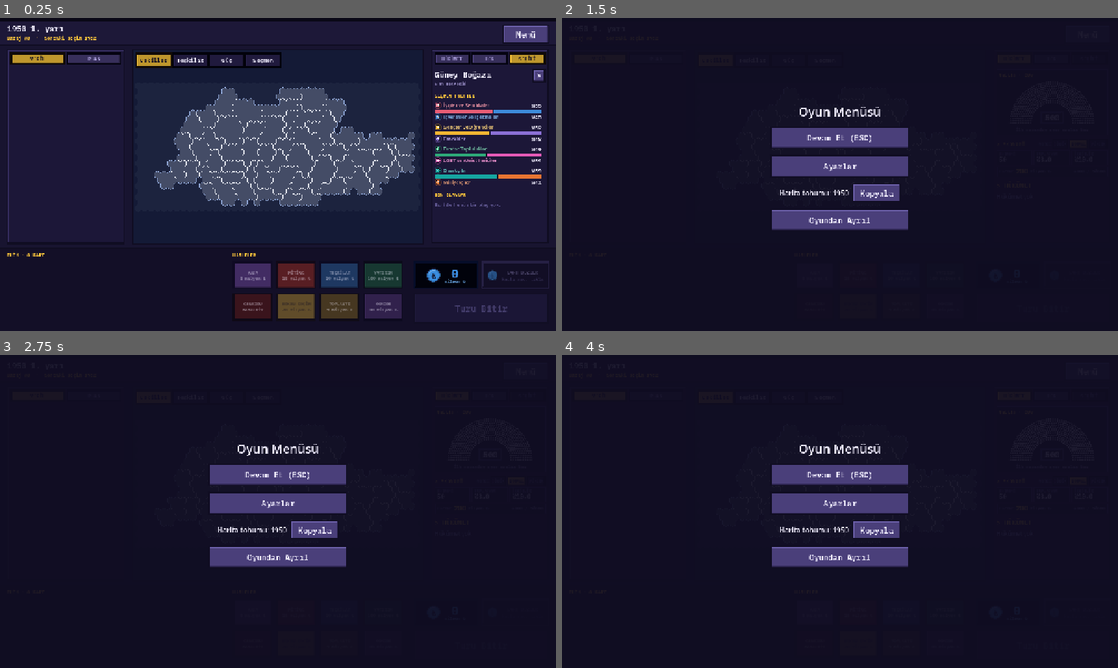
Above: before the commit, frames 1-4 (two rows, left to right).
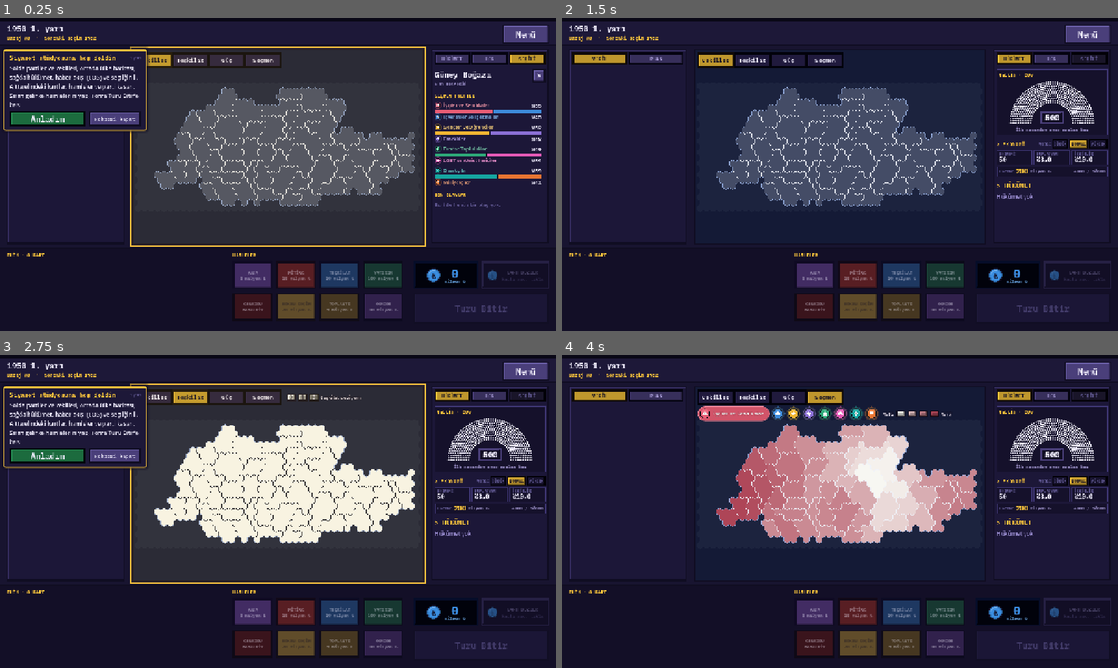
Above: after the commit, the same moments.

Repository: TriQue06/siyaset_oyunu_test_experimental
Game: Godot game, scene res://scenes/GameScreen.tscn
Two runs of this game, one before a commit and one after it. Both use one fixed random seed, a clock stepped at 60 frames per second and the inputs below. This scene is started directly instead of the project's main scene. Sound files missing from this copy of the repository are replaced by a short silence.
Inputs (mouse positions are in pixels of both pictures, inside the frame that each line leads up to):
- Up to frame 1 (0.25 s): no input
- Up to frame 2 (1.5 s): click "Menü" at 0.5 s; click (840, 205) at 1.25 s, where only the run after the commit has a clickable "Rehberi Baştan Göster"
- Up to frame 3 (2.75 s): click "Teşkilat" at 2 s
- Up to frame 4 (4 s): click "Seçmen" at 2.75 s; click (612, 455) at 3.5 s, where only the run after the commit has a clickable "Anladım"

The runs differ from the first frame. In frame 1, 4.2% of the frame differs, in the area x 0-77%, y 9-74%; in frame 2, 29%; in frame 3, 42%, in the area x 0-99%, y 2-98%; in frame 4, 33%.

Commit message:
Sürüm 0.0.170: ilk oyun rehberi (10 adımlı, bağlama duyarlı ipuçları)
Co-Authored-By: Claude Opus 5.5 <noreply@anthropic.com>

Diff:
--- a/siyaset-oyunu/project.godot
+++ b/siyaset-oyunu/project.godot
@@ -11,7 +11,7 @@
 [application]
 
 config/name="Siyaset Oyunu"
-config/version="0.0.169"
+config/version="0.0.170"
 run/main_scene="res://scenes/Lobby.tscn"
 config/quit_on_go_back=false
 config/features=PackedStringArray("4.7", "Forward Plus")
--- a/siyaset-oyunu/scripts/game_screen.gd
+++ b/siyaset-oyunu/scripts/game_screen.gd
@@ -434,6 +434,56 @@
 	_on_government_phase_changed()
 	if CardManager.game_finished:
 		_on_game_over()
+	_build_tutorial()
+
+# --- İlk oyun rehberi -------------------------------------------------------------
+
+var _tutorial: TutorialGuide
+
+## Rehberin adımları: koşul (ne zaman anlamlı) ve hedef (ekranda hangi alan).
+## Oyun akışını durdurmaz; görülenler cihazda saklanır (TutorialGuide).
+func _build_tutorial() -> void:
+	# Test / önizleme betiklerinde rehber açılmaz (ekran görüntülerini kapatmasın).
+	if get_tree().get_script() != null and not TutorialGuide.allow_in_scripts:
+		return
+	_tutorial = TutorialGuide.new()
+	add_child(_tutorial)
+	var mine := func() -> bool: return CardManager.can_act() and not CardManager.game_finished
+	var me := multiplayer.get_unique_id()
+	_tutorial.add_step("ekran", "Siyaset stüdyosuna hoş geldin",
+		"Solda partiler ve vekilleri, ortada ülke haritası, sağda hükümet, haber akışı (LOG) ve seçtiğin il. Altta elindeki kartlar, hamleler ve parti kasan. Sıran gelince hamlelerini yap, sonra Turu Bitir'e bas.",
+		func() -> Rect2: return _r(R_MAP), func() -> bool: return true)
+	_tutorial.add_step("kasa", "Parti kasası ve devlet hazinesi",
+		"Bu senin partinin parası: sıran geldikçe dolar, hamleler buradan ödenir. Sağdaki EKONOMİ'de görünen DEVLET HAZİNESİ ayrıdır; onu sadece hükümet, yatırım için kullanır.",
+		func() -> Rect2: return _r(R_FUNDS), mine)
+	_tutorial.add_step("hamleler", "Hamleler",
+		"Bir hamle seç, sonra haritada il seç; aynı ile ikinci dokunuş onaylar. Soluk düğme şu an yapılamaz: üstüne gelince nedenini görürsün. Bedeller düğmelerin altında.",
+		func() -> Rect2: return _r(R_ACTIONS), mine)
+	_tutorial.add_step("secmen", "Seçmen grupları",
+		"Oylar 8 seçmen grubundan gelir. Seçmen katmanı her grubun hangi illerde yoğun olduğunu gösterir; partin hangi gruplara yakınsa o illerde güçlüdür. Bir ile tıkla: oradaki durumunu görürsün.",
+		func() -> Rect2: return (_layer_buttons[MapLayer.GROUPS] as Control).get_global_rect() if _layer_buttons.size() > MapLayer.GROUPS else _r(R_MAP),
+		func() -> bool: return mine.call() and _tutorial.seen_count() >= 3)
+	_tutorial.add_step("teskilat", "Teşkilat",
+		"İlde teşkilat kalıcı oy, anket ve yerel bağış getirir; miting ve karalama ancak teşkilatlı ilde yapılır. Beş ilden sonra her yeni teşkilat biraz daha pahalıdır: nerede kuracağını seç.",
+		func() -> Rect2: return _org_button.get_global_rect(), func() -> bool: return mine.call() and _tutorial.seen_count() >= 4)
+	_tutorial.add_step("kartlar", "Kartlar",
+		"Karta dokun, ne yaptığını oku; hedef isterse bir parti ya da il seç. İstemediğin kartı KART BOZDUR yuvasına sürükle: bedelinin yarısı kasana döner.",
+		func() -> Rect2: return _r(R_HAND),
+		func() -> bool: return mine.call() and not CardManager.my_inventory().is_empty() and _tutorial.seen_count() >= 5)
+	_tutorial.add_step("secim", "Seçim yapıldı",
+		"Vekil sayıları solda. En çok vekili olan parti hükümeti kurmaya çalışır; güvenoyu için meclisin çoğunluğu (251) gerekir. Gerekirse ortak bulunur.",
+		func() -> Rect2: return _r(R_BOARD), func() -> bool: return CardManager.last_election_round > 0 and not CardManager.is_turn_blocked())
+	_tutorial.add_step("hukumet", "Hükümet ve koalisyon",
+		"Hükümet kuruldu. Makamlar (başbakanlık, bakanlıklar) puan yazar; küçük ortak olmak da değerlidir. Muhalefet gensoruyla hükümeti düşürmeye, ortaklar koalisyondan çekilmeye karar verebilir.",
+		func() -> Rect2: return _r(R_SIDE), func() -> bool: return GovernmentManager.has_government() and not CardManager.is_turn_blocked())
+	_tutorial.add_step("ekonomi", "Vergi ve yatırım",
+		"Hükümettesin: vergi kademesini meclise sunabilir, devlet hazinesinden il yatırımı yapabilirsin. Vergi indirimi seçmene yavaş yansır, seçimden birkaç dönem önce yap. Devlet parasını partinin mitinginde kullanmak usulsüzlüktür ve soruşturmada ortaya çıkar.",
+		func() -> Rect2: return _economy_panel.get_global_rect() if _economy_panel != null and _economy_panel.is_visible_in_tree() else _r(R_SIDE),
+		func() -> bool: return mine.call() and CardManager.is_government_party(me))
+	_tutorial.add_step("puan", "Nasıl kazanılır?",
+		"Kazanan oy oranıyla değil PUANLA belirlenir: hükümette makam, geçen yasa ve başarılı gensoru puan yazar. Sıralamayı PUAN sekmesinden izle.",
+		func() -> Rect2: return (_player_tab_buttons[1] as Control).get_global_rect() if _player_tab_buttons.size() > 1 else _r(R_BOARD),
+		func() -> bool: return GovernmentManager.has_government() and not CardManager.is_turn_blocked() and _tutorial.seen_count() >= 7)
 
 ## Ekranın kart barı DIŞINDA kalan yüksekliği. Harita, alt hazne ve sağ
 ## sütun hep bunun içinde yerleşir.
--- a/siyaset-oyunu/scripts/settings_overlay.gd
+++ b/siyaset-oyunu/scripts/settings_overlay.gd
@@ -32,6 +32,7 @@
 var _seed_copy: Button
 var _leave_note: Label
 var _save_button: Button
+var _tutorial_button: Button
 ## "Oyundan Ayrıl" iki adımlı: ilk basış onay ister.
 var _leave_armed: bool = false
 
@@ -208,6 +209,15 @@
 		var err := SaveGame.save(SaveGame.MANUAL_SLOT)
 		_leave_note.text = "Oyun kaydedildi. Ana menüden \"Kayıtlı Oyuna Devam Et\" ile dönebilirsin." if err == "" else err)
 	box.add_child(_save_button)
+	_tutorial_button = _menu_button("Rehberi Baştan Göster", func():
+		var scene := get_tree().current_scene
+		if scene != null and scene.get("_tutorial") != null:
+			scene._tutorial.restart()
+		else:
+			TutorialGuide.reset()
+		_leave_note.text = "İlk oyun rehberi baştan gösterilecek."
+		close_menu())
+	box.add_child(_tutorial_button)
 	_leave_button = _menu_button("Oyundan Ayrıl", _on_leave_pressed)
 	box.add_child(_leave_button)
 
@@ -258,6 +268,7 @@
 	# Kayıt sadece çevrim dışı oyunun oyun ekranında.
 	_save_button.visible = scene_path == "res://scenes/GameScreen.tscn" and MultiplayerManager.offline_mode
 	_save_button.disabled = SaveGame.block_reason() != ""
+	_tutorial_button.visible = scene_path == "res://scenes/GameScreen.tscn"
 	_seed_copy.text = "Kopyala"
 	_menu.show()
 
--- /dev/null
+++ b/siyaset-oyunu/scripts/tutorial_guide.gd
@@ -0,0 +1,218 @@
+class_name TutorialGuide
+extends Control
+## İLK OYUN REHBERİ: bağlama duyarlı, oyunu DURDURMAYAN kısa ipuçları. Her
+## ipucunun bir koşulu (ne zaman anlamlı) ve bir hedefi (ekranda hangi alan)
+## vardır; koşul sağlanınca hedef altın, nabız gibi atan bir çerçeveyle
+## gösterilir, yanında kısa açıklama ve "Anladım" / "Rehberi kapat" çıkar.
+## Aynı anda tek ipucu. Görülen ipuçları ve kapatma tercihi cihazda saklanır
+## (user://tutorial.cfg); Oyun Menüsü'nden sıfırlanabilir.
+
+const CONFIG_PATH := "user://tutorial.cfg"
+const CHECK_INTERVAL := 0.5
+const PANEL_WIDTH := 330.0
+## Test / önizleme betikleri rehberi sadece bunu açınca görür.
+static var allow_in_scripts := false
+## Ayar dosyası (testler geçici bir dosya kullanır).
+static var config_path := CONFIG_PATH
+
+## Kayıtlı adımlar: [{"id", "title", "text", "target": Callable -> Rect2, "when": Callable -> bool}]
+var _steps: Array = []
+var _seen: Dictionary = {}
+var _disabled := false
+var _current: Dictionary = {}
+var _check_left := 0.0
+var _pulse := 0.0
+var _panel: PanelContainer
+var _title: Label
+var _text: Label
+var _counter: Label
+
+func _init() -> void:
+	set_anchors_preset(Control.PRESET_FULL_RECT)
+	mouse_filter = Control.MOUSE_FILTER_IGNORE
+	z_index = 140
+	_load()
+	_build_panel()
+
+static func is_disabled() -> bool:
+	var config := ConfigFile.new()
+	if config.load(config_path) != OK:
+		return false
+	return bool(config.get_value("tutorial", "disabled", false))
+
+## Rehberi baştan başlatır (Oyun Menüsü).
+static func reset() -> void:
+	var config := ConfigFile.new()
+	config.set_value("tutorial", "disabled", false)
+	config.set_value("tutorial", "seen", [])
+	config.save(config_path)
+
+func add_step(id: String, title: String, text: String, target: Callable, when: Callable) -> void:
+	_steps.append({"id": id, "title": title, "text": text, "target": target, "when": when})
+
+func _load() -> void:
+	var config := ConfigFile.new()
+	if config.load(config_path) != OK:
+		return
+	_disabled = bool(config.get_value("tutorial", "disabled", false))
+	for id in config.get_value("tutorial", "seen", []):
+		_seen[String(id)] = true
+
+func _save() -> void:
+	var config := ConfigFile.new()
+	config.set_value("tutorial", "disabled", _disabled)
+	config.set_value("tutorial", "seen", _seen.keys())
+	config.save(config_path)
+
+## Menüden sıfırlanınca çalışan rehber de baştan başlar.
+func restart() -> void:
+	reset()
+	_seen.clear()
+	_disabled = false
+	_hide_current()
+
+func _build_panel() -> void:
+	_panel = PanelContainer.new()
+	_panel.mouse_filter = Control.MOUSE_FILTER_STOP
+	_panel.custom_minimum_size = Vector2(PANEL_WIDTH, 0)
+	var style := StyleBoxFlat.new()
+	style.bg_color = Color("1d1838")
+	style.border_color = UiTheme.GOLD
+	style.set_border_width_all(2)
+	style.border_width_top = 4
+	style.set_corner_radius_all(4)
+	style.content_margin_left = 14
+	style.content_margin_right = 14
+	style.content_margin_top = 10
+	style.content_margin_bottom = 10
+	style.shadow_color = Color(UiTheme.INK, 0.7)
+	style.shadow_size = 8
+	_panel.add_theme_stylebox_override("panel", style)
+	_panel.hide()
+	add_child(_panel)
+	var box := VBoxContainer.new()
+	box.add_theme_constant_override("separation", 6)
+	_panel.add_child(box)
+	var head := HBoxContainer.new()
+	box.add_child(head)
+	_title = UiTheme.mono_label("", 14, UiTheme.GOLD, true)
+	_title.size_flags_horizontal = Control.SIZE_EXPAND_FILL
+	head.add_child(_title)
+	_counter = UiTheme.mono_label("", 10, UiTheme.TEXT_DIM)
+	head.add_child(_counter)
+	_text = Label.new()
+	_text.autowrap_mode = TextServer.AUTOWRAP_WORD_SMART
+	_text.custom_minimum_size = Vector2(PANEL_WIDTH - 28.0, 0)
+	_text.add_theme_font_size_override("font_size", 13)
+	_text.add_theme_color_override("font_color", UiTheme.TEXT)
+	box.add_child(_text)
+	var buttons := HBoxContainer.new()
+	buttons.add_theme_constant_override("separation", 8)
+	box.add_child(buttons)
+	var ok := Button.new()
+	ok.text = "Anladım"
+	ok.focus_mode = Control.FOCUS_NONE
+	ok.custom_minimum_size = Vector2(110, 30)
+	ok.size_flags_horizontal = Control.SIZE_EXPAND_FILL
+	UiSkin.skin_color_button(ok, UiTheme.GREEN_DARK)
+	ok.pressed.connect(_on_ok)
+	buttons.add_child(ok)
+	var off := Button.new()
+	off.text = "Rehberi kapat"
+	off.focus_mode = Control.FOCUS_NONE
+	off.custom_minimum_size = Vector2(120, 30)
+	UiSkin.skin_button(off)
+	off.add_theme_font_size_override("font_size", 12)
+	off.pressed.connect(_on_disable)
+	buttons.add_child(off)
+
+func _on_ok() -> void:
+	if not _current.is_empty():
+		_seen[String(_current["id"])] = true
+		_save()
+	_hide_current()
+	_check_left = 0.8  # bir sonraki ipucu hemen üst üste binmesin
+
+func _on_disable() -> void:
+	_disabled = true
+	_save()
+	_hide_current()
+
+func _hide_current() -> void:
+	_current = {}
+	_panel.hide()
+	queue_redraw()
+
+func seen_count() -> int:
+	var n := 0
+	for step in _steps:
+		if _seen.has(String(step["id"])):
+			n += 1
+	return n
+
+func current_id() -> String:
+	return String(_current.get("id", ""))
+
+func _process(delta: float) -> void:
+	if _disabled:
+		return
+	_pulse += delta
+	if not _current.is_empty():
+		_place()
+		queue_redraw()
+		return
+	_check_left -= delta
+	if _check_left > 0.0:
+		return
+	_check_left = CHECK_INTERVAL
+	check_now()
+
+## Sıradaki görülmemiş ve koşulu sağlanan ipucunu açar.
+func check_now() -> void:
+	if _disabled or not _current.is_empty():
+		return
+	for step in _steps:
+		if _seen.has(String(step["id"])):
+			continue
+		if bool((step["when"] as Callable).call()):
+			_show(step)
+			return
+
+func _show(step: Dictionary) -> void:
+	_current = step
+	_title.text = String(step["title"])
+	_text.text = String(step["text"])
+	_counter.text = "%d/%d" % [seen_count() + 1, _steps.size()]
+	_panel.show()
+	_panel.reset_size()
+	_place()
+	queue_redraw()
+
+func _target_rect() -> Rect2:
+	if _current.is_empty():
+		return Rect2()
+	return (_current["target"] as Callable).call()
+
+## Paneli hedefin altına (yer yoksa üstüne, yoksa yanına) yerleştirir; ekranda kalır.
+func _place() -> void:
+	var view := get_viewport_rect().size
+	var target := _target_rect()
+	var size := _panel.get_combined_minimum_size()
+	var pos := Vector2(target.position.x, target.end.y + 10.0)
+	if pos.y + size.y > view.y - 8.0:
+		pos.y = target.position.y - size.y - 10.0
+	if pos.y < 8.0:
+		pos = Vector2(target.end.x + 10.0, target.position.y)
+		if pos.x + size.x > view.x - 8.0:
+			pos.x = target.position.x - size.x - 10.0
+	pos.x = clampf(pos.x, 8.0, view.x - size.x - 8.0)
+	pos.y = clampf(pos.y, 8.0, view.y - size.y - 8.0)
+	_panel.position = pos
+
+func _draw() -> void:
+	if _current.is_empty():
+		return
+	var target := _target_rect().grow(4.0)
+	var glow := 0.55 + 0.45 * sin(_pulse * 5.0)
+	draw_rect(target, Color(UiTheme.GOLD, 0.10 * glow), true)
+	draw_rect(target, Color(UiTheme.GOLD, glow), false, 3.0)
--- /dev/null
+++ b/siyaset-oyunu/tools/tutorial_preview.gd
@@ -0,0 +1,76 @@
+extends SceneTree
+## İLK OYUN REHBERİ ÖNİZLEMESİ: 10 adım sırayla açılır, her birinin görüntüsü alınır.
+## destekleri), yasa paneli (8 grup + etki önizlemesi), grup toplantısı paneli ve
+## haritanın "Seçmen" katmanı. Ekran görüntüleri kullanıcı veri klasörüne yazılır.
+##   godot --resolution 1600x900 --path . --script res://tools/voter_groups_preview.gd
+
+func _frames(n: int) -> void:
+	for i in n:
+		await process_frame
+
+func _shot(name: String) -> void:
+	root.get_texture().get_image().save_png("%s/%s.png" % [OS.get_user_data_dir(), name])
+	print("screenshot: " + name)
+
+func _initialize() -> void:
+	await process_frame
+	var mm = root.get_node("MultiplayerManager")
+	var pm = root.get_node("PartyManager")
+	var cm = root.get_node("CardManager")
+	var gm = root.get_node("GovernmentManager")
+	var bm = root.get_node("BotManager")
+	bm.set_process(false)
+	cm.allow_temporary_parties = false
+	mm.start_offline("Barış")
+	for i in 5:
+		mm.add_bot()
+	mm.start_game()
+	var guide_script = load("res://scripts/tutorial_guide.gd")
+	guide_script.allow_in_scripts = true
+	guide_script.config_path = "user://tutorial_preview.cfg"
+	DirAccess.remove_absolute(guide_script.config_path)
+	pm.set_party_and_ready("Yeni Yol", 0, Color.WHITE, Color("F20C1F"), ["isci", "ilerici"], true)
+	cm.set_rng_seed(4242)
+	gm.result_hold_seconds = 0.0
+	var me: int = mm.owner_id
+	cm.current_turn_index = cm.turn_order.find(me)
+	cm.funds[me] = 120.0
+	cm._push_state({"type": "timer"})
+	var scene: Node = (load("res://scenes/GameScreen.tscn") as PackedScene).instantiate()
+	root.add_child(scene)
+	await _frames(30)
+	Input.warp_mouse(Vector2(2, 2))
+	var guide = scene._tutorial
+	var fails := 0
+	var shown := []
+	for i in 12:
+		if i == 6:
+			cm._hold_election(cm.round_number, false)
+			gm._set_phase(gm.Phase.IDLE)
+			cm.current_turn_index = cm.turn_order.find(me)
+		if i == 7:
+			gm.government = {"pm": me}
+			gm.main_gov_peer_id = me
+			gm._set_phase(gm.Phase.GOVERNING)
+			cm.current_turn_index = cm.turn_order.find(me)
+			cm._push_state({"type": "timer"})
+		guide.check_now()
+		await _frames(8)
+		var id: String = guide.current_id()
+		if id == "":
+			continue
+		shown.append(id)
+		_shot("tut_%02d_%s" % [shown.size(), id])
+		var rect: Rect2 = guide._panel.get_global_rect()
+		var view: Rect2 = root.get_visible_rect()
+		if not view.encloses(rect):
+			fails += 1
+			print("[HATA] panel ekran dışında: %s %s" % [id, str(rect)])
+		guide._on_ok()
+	print("GÖSTERİLEN: %s" % str(shown))
+	if shown.size() != 10:
+		fails += 1
+		print("[HATA] 10 adım bekleniyordu")
+	DirAccess.remove_absolute(guide_script.config_path)
+	print("REHBER ÖNİZLEME: %s" % ("HEPSİ GEÇTİ" if fails == 0 else "%d HATA" % fails))
+	quit()
Not shown, changed: siyaset-oyunu/export_presets.cfg
Not shown, added: siyaset-oyunu/scripts/tutorial_guide.gd.uid
Not shown, added: siyaset-oyunu/tools/tutorial_preview.gd.uid
